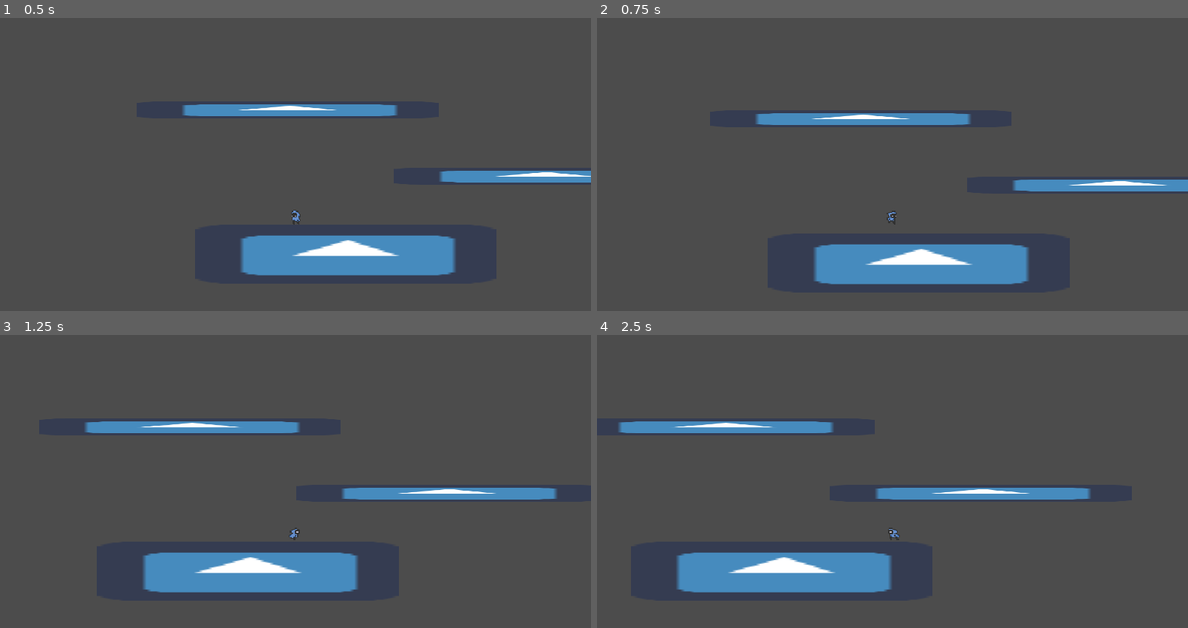
Above: before the commit, frames 1-4 (two rows, left to right).
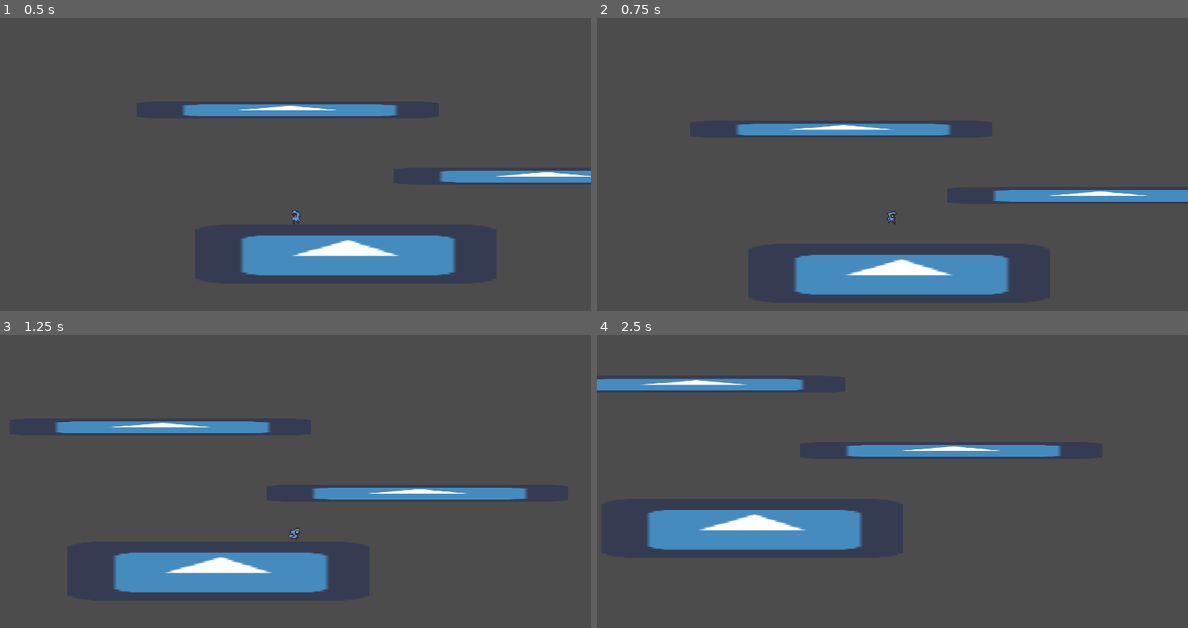
Above: after the commit, the same moments.

Repository: mnursey/Global-Game-Jam-2021
Game: Godot game, scene res://DemoLevel.tscn
The game is run twice, just before and just after one commit, with the same random seed, the same clock (stepped at 60 frames per second) and the same inputs. The engine's default icon, where the game draws it, is replaced by a stand-in: a white triangle on a blue panel in a dark square.
Inputs:
- Up to frame 1 (0.5 s): no input
- Up to frame 2 (0.75 s): tap Enter at 0.5 s; hold D (move_right) from 0.53 s (still down); hold Space (jump) from 0.53 s (still down); tap Shift (dash) at 0.6 s
- Up to frame 3 (1.25 s): keep holding D (move_right); keep holding Space (jump)
- Up to frame 4 (2.5 s): release Space (jump) at 1.28 s; tap Space (jump) at 1.35, 1.52, 1.82 s; tap Shift (dash) at 1.55, 2.1 s; release D (move_right) at 2.03 s; hold A (move_left) from 2.03 s (still down); hold Space (jump) from 2.03 s (still down)

Frame 1 is identical in both runs. In frame 2, 9.2% of the frame differs, in the area x 23-100%, y 32-95%; in frame 3, 3.3%; in frame 4, 16%, in the area x 0-84%, y 14-88%.

Commit message:
updated player controller, added dash:

Diff:
--- a/Player.gd
+++ b/Player.gd
@@ -5,7 +5,6 @@
 
 var velocity = Vector2()
 var move_speed = 10 * TILESIZE
-var deadzone = 20
 
 var gravity
 var fall_gravity
@@ -22,16 +21,15 @@
 
 var max_dashes = 2
 var dashes = 2
-var dash_speed = 10 * TILESIZE
-
-var level_finished = false
-var spawn = true
-var is_attacking = false
-var can_attack = true
+var dash_speed = 20 * TILESIZE
+var dash_time = 0.2
+var is_dashing = false
+var can_dash = true
+var dash_direction = Vector2.ZERO
 
 onready var anim_player = $AnimationPlayer
-onready var body = $CollisionShape2D
-
+onready var sprite = $Sprite
+onready var dash_timer = $DashTimer
 
 func _ready():
 	gravity = 2 * max_jump_height / pow(jump_duration, 2)
@@ -40,24 +38,50 @@
 	min_jump_velocity = -sqrt(2 * gravity * min_jump_height)
 
 func _physics_process(delta):
+	apply_gravity(delta)
+	get_move_input()
+	get_input()
+	apply_movement()
+	animate()
 
+func get_input():
+	if Input.is_action_just_pressed("jump") and jumps > 0:
+				velocity.y = max_jump_velocity
+				jumps -= 1
+	if Input.is_action_just_released("jump") and velocity.y < min_jump_velocity:
+				velocity.y = min_jump_velocity
+
+	if Input.is_action_just_pressed("dash") and can_dash:
+		is_dashing = true
+		dashes -= 1
+		if dashes == 0:
+			can_dash = false
+		dash_timer.start(dash_time)
+
+		var move_vector = Vector2.ZERO
+		move_vector.x = -Input.get_action_strength("move_left") + Input.get_action_strength("move_right")
+		move_vector.y = -Input.get_action_strength("move_up") + Input.get_action_strength("move_down")
+		move_vector = move_vector.clamped(1)
+		dash_direction = move_vector * dash_speed
+
+func apply_movement():
+	if is_dashing:
+		velocity = move_and_slide(dash_direction, UP)
+	else:
+		velocity = move_and_slide(velocity, UP)
 	if is_on_floor():
 		jumps = max_jumps
+		dashes = max_dashes
+		can_dash = true
 
-	move()
-	get_input()
-
+func apply_gravity(delta):
 	if velocity.y < 0:
 		velocity.y += gravity * delta
 	else:
 		velocity.y += gravity * delta
 		velocity.y = lerp(velocity.y, fall_gravity * delta, 0.05)
 
-	velocity = move_and_slide(velocity, UP)
-
-	animate()
-
-func move():
+func get_move_input():
 	var move_direction = -int(Input.is_action_pressed("move_left")) + int(Input.is_action_pressed("move_right"))
 	velocity.x = lerp(velocity.x, move_speed * move_direction, 0.2)
 	if velocity.x >= 0:
@@ -65,35 +89,11 @@
 	else:
 		velocity.x = max(velocity.x, -max_horiz_speed)
 
-func get_input():
-	if Input.is_action_just_pressed("jump"):
-		if jumps > 0 :
-			jump()
-			jumps -= 1
-
-	if Input.is_action_just_released("jump") and velocity.y < min_jump_velocity:
-		velocity.y = min_jump_velocity
-
-	if Input.is_action_just_pressed("dash"):
-		var move_vector = Vector2.ZERO
-		move_vector.x = -Input.get_action_strength("move_left") + Input.get_action_strength("move_right")
-		move_vector.y = -Input.get_action_strength("move_up") + Input.get_action_strength("move_down")
-		velocity = move_vector.normalized() * dash_speed
-
-func jump():
-	velocity.y = max_jump_velocity
-	if !is_on_floor():
-		velocity.y = 0
-		velocity.y = max_jump_velocity
-
-
 func animate():
 	if velocity.x > 0:
 		$Sprite.flip_h = false
 	else:
 		$Sprite.flip_h = true
-
-
 	if abs(velocity.x) <= 20 && is_on_floor():
 		anim_player.play("idle")
 	elif abs(velocity.x) > 20 && is_on_floor():
@@ -102,3 +102,7 @@
 		anim_player.play("jump")
 	else:
 		anim_player.play("fall")
+
+func _on_DashTimer_timeout():
+	velocity /= 2
+	is_dashing = false
--- a/Player.tscn
+++ b/Player.tscn
@@ -39,8 +39,7 @@
 "values": [ 40, 41, 42, 43 ]
 }
 
-[sub_resource type="Animation" id=3]
-resource_name = "jump"
+[sub_resource type="Animation" id=4]
 length = 0.3
 loop = true
 tracks/0/type = "value"
@@ -56,9 +55,9 @@
 "values": [ 56, 57, 58 ]
 }
 
-[sub_resource type="Animation" id=4]
-resource_name = "run"
+[sub_resource type="Animation" id=5]
 length = 0.6
+loop = true
 tracks/0/type = "value"
 tracks/0/path = NodePath("Sprite:frame")
 tracks/0/interp = 1
@@ -83,14 +82,18 @@
 texture = ExtResource( 2 )
 vframes = 15
 hframes = 8
-frame = 12
+frame = 8
 
 [node name="AnimationPlayer" type="AnimationPlayer" parent="."]
 anims/fall = SubResource( 2 )
-anims/idle = SubResource( 5 )
-anims/jump = SubResource( 3 )
-anims/run = SubResource( 4 )
+anims/idle = SubResource( 3 )
+anims/jump = SubResource( 4 )
+anims/run = SubResource( 5 )
 
 [node name="Camera2D" type="Camera2D" parent="."]
 current = true
 offset_v = -1.0
+
+[node name="DashTimer" type="Timer" parent="."]
+one_shot = true
+[connection signal="timeout" from="DashTimer" to="." method="_on_DashTimer_timeout"]
--- a/PlayerStateMachine.gd
+++ b/PlayerStateMachine.gd
@@ -1,4 +1,6 @@
 extends "res://StateMachine.gd"
+
+
 
 func _ready():
 	add_state("idle")
@@ -6,22 +8,17 @@
 	add_state("jump")
 	add_state("fall")
 	add_state("dash")
+	add_state("dead")
 	call_deferred("set_state", states.idle)
 
-func jump_input():
-	if Input.is_action_pressed("jump") and parent.jumps > 0:
-		parent.velocity.y = parent.max_jump_velocity
-		parent.jumps-=1
-	if state == states.jump:
-		if Input.is_action_just_released("jump") and parent.velocity.y < parent.min_jump_velocity:
-			parent.velocity.y = parent.min_jump_velocity
+
 
 func _state_logic(delta):
-	parent.move_input()
 	parent.apply_gravity(delta)
+	parent.move()
 	parent.apply_movement()
-	jump_input()
-	print(state)
+	get_input()
+	print(jumps)
 
 func _get_transition(delta):
 	match state:
@@ -29,17 +26,19 @@
 			if !parent.is_on_floor():
 				if parent.velocity.y < 0:
 					return states.jump
+
 				elif parent.velocity.y >= 0:
 					return states.fall
-			elif abs(parent.velocity.x) != 0:
+			elif abs(parent.velocity.x) > 20:
 				return states.run
 		states.run:
 			if !parent.is_on_floor():
 				if parent.velocity.y < 0:
 					return states.jump
+
 				elif parent.velocity.y >= 0:
 					return states.fall
-			elif abs(parent.velocity.x) == 0:
+			elif abs(parent.velocity.x) <= 20:
 				return states.idle
 		states.jump:
 			if parent.is_on_floor():
@@ -52,18 +51,32 @@
 			elif parent.velocity.y < 0:
 				return states.jump
 
+
 	return null
 
 func _enter_state(new_state, old_state):
+	if parent.velocity.x > 0:
+		parent.sprite.flip_h = false
+	else:
+		parent.sprite.flip_h = true
 	match new_state:
 		states.idle:
+			jumps = max_jumps
 			parent.anim_player.play("idle")
+
 		states.run:
+			jumps = max_jumps
 			parent.anim_player.play("run")
+			if Input.is_action_just_pressed("jump"):
+				parent.velocity.y = parent.max_jump_velocity
 		states.jump:
+			jumps -= 1
 			parent.anim_player.play("jump")
+
 		states.fall:
 			parent.anim_player.play("fall")
+			if Input.is_action_just_pressed("jump") and jumps > 0:
+				parent.velocity.y = parent.max_jump_velocity
 		states.dash:
 			parent.anim_player.play("dash")
 
--- a/project.godot
+++ b/project.godot
@@ -15,7 +15,7 @@
 
 [application]
 
-config/name="GGJ2021 Player Test"
+config/name="GGJ2021"
 run/main_scene="res://DemoLevel.tscn"
 config/icon="res://icon.png"
 
Not shown: 1 places in Player.tscn that only renumber resources
